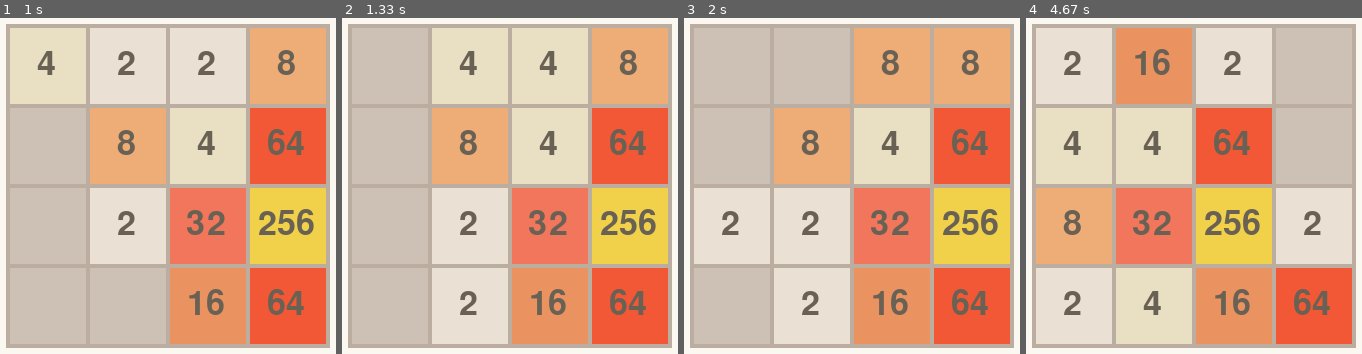
Above: before the commit, frames 1-4 (left to right).
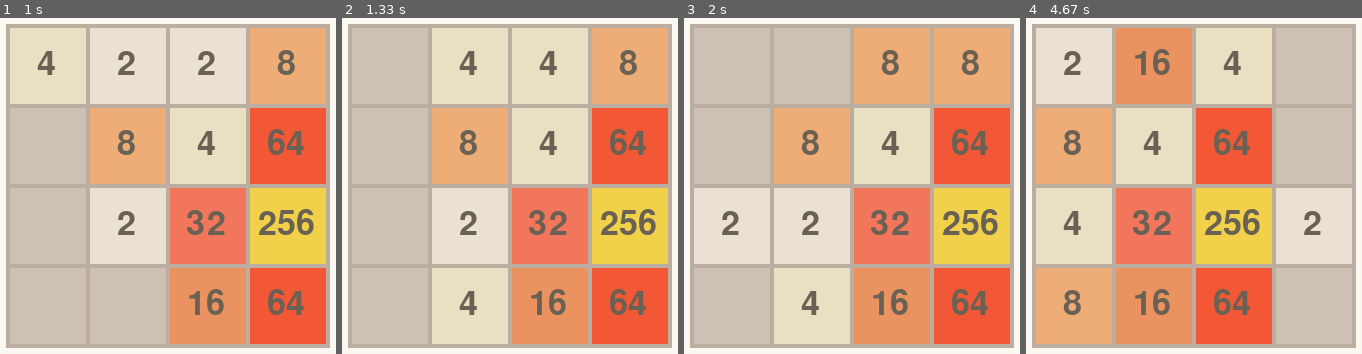
Above: after the commit, the same moments.

Repository: Pixelaze/PyGame2048
Game: pygame game, started from GUI.py
The game is run twice, just before and just after one commit, with the same random seed, the same clock (stepped at 60 frames per second) and the same inputs.
Inputs:
- Up to frame 1 (1 s): hold Right 0.33-0.8 s; hold Up from 0.83 s (still down)
- Up to frame 2 (1.33 s): release Up at 1.13 s; hold Right from 1.17 s (still down)
- Up to frame 3 (2 s): release Right at 1.63 s; hold Right from 1.67 s (still down)
- Up to frame 4 (4.67 s): release Right at 2.2 s; hold Down 2.23-2.53 s; hold Left 2.57-2.97 s; hold Left 3-3.37 s; hold Right 3.4-4.03 s; hold Down 4.07-4.43 s; hold Left from 4.47 s (still down)

Frame 1 is identical in both runs. In frame 2, 0.2% of the frame differs, in the area x 34-41%, y 81-89%; in frame 3, 0.2%; in frame 4, 30%, in the area x 2-98%, y 9-98%.

Commit message:
now 4 can also generates as a value

Diff:
--- a/field.py
+++ b/field.py
@@ -47,7 +47,11 @@
             return
 
         x, y = available_positions[randint(0, len(available_positions) - 1)]
-        self.field[x][y] = 2
+        chance = randint(0, 100)
+        if chance <= 66:
+            self.field[x][y] = 2
+        else:
+            self.field[x][y] = 4
 
     def check_state(self):
         for i in range(4):
